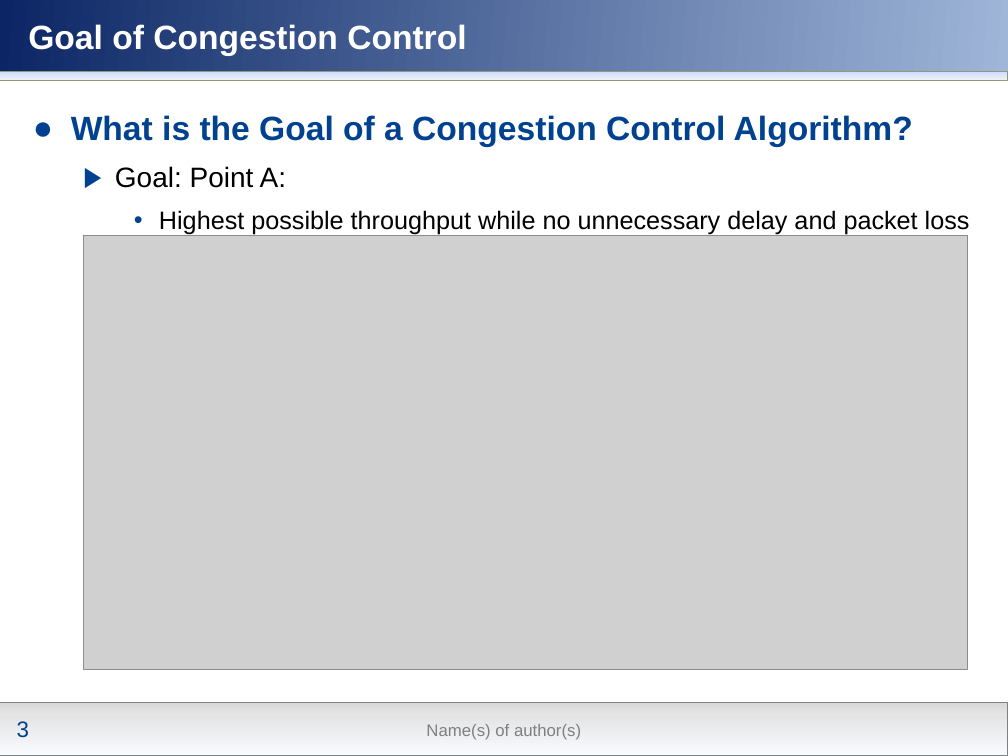
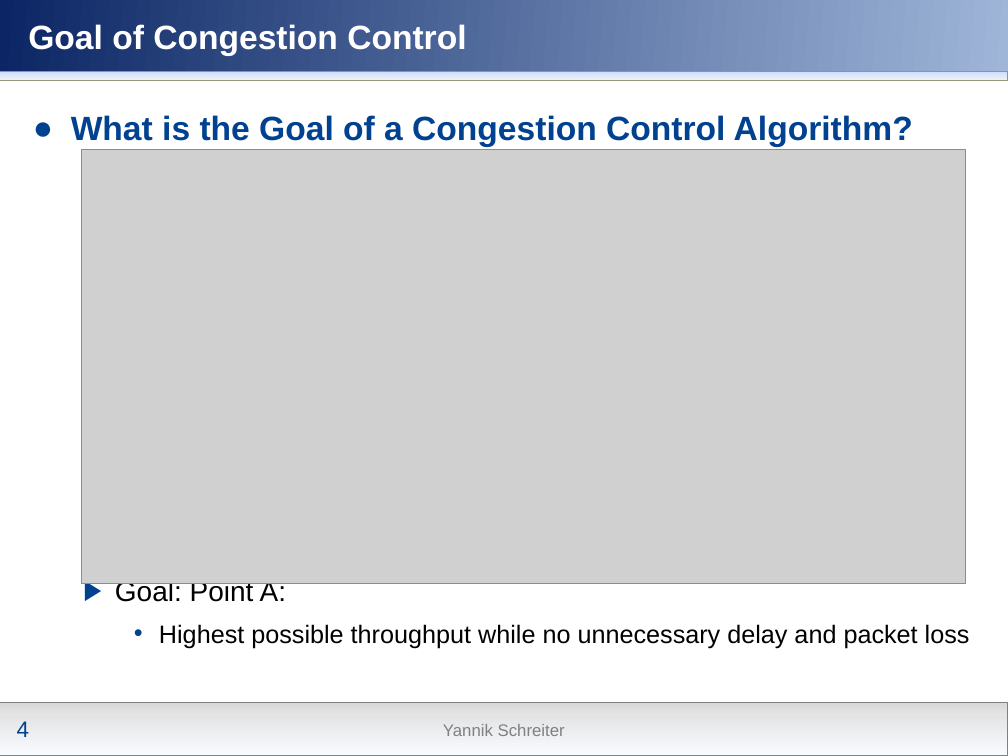
Before and after one commit to nochlachstdu/Seminararbeit, a slide deck: slide 4 of Modern_Congestion_Control.pptx (slide 3 before the commit). Drawn at 1008x756 pixels with LibreOffice and Linux fonts; fonts in the diff are those of the drawing; grey boxes stand for pictures; background and template pictures are left out. Boxes give left, top, right and bottom in pixels: in the first picture for what was removed or moved away, otherwise in the second. Text is boxed around its words. In the diff, an @@ line names an element or a change of style, - is before the commit and + after.

```diff
--- a/Modern_Congestion_Control.pptx
+++ b/Modern_Congestion_Control.pptx
@@ text "What is the Goal of ..." rewrapped from (71,115,970,235) to (71,115,970,648) @@
@@ picture: place and size @@
-picture at (84,235,968,668)
+picture at (82,149,966,583)
@@ page number at (17,721,29,737): text changed @@
-3
+4
@@ text at (443,724,565,736): text changed @@
-Name(s) of author(s)
+Yannik Schreiter
```
Also in this commit, not shown: 15 other slides changed, 11 slides added.
